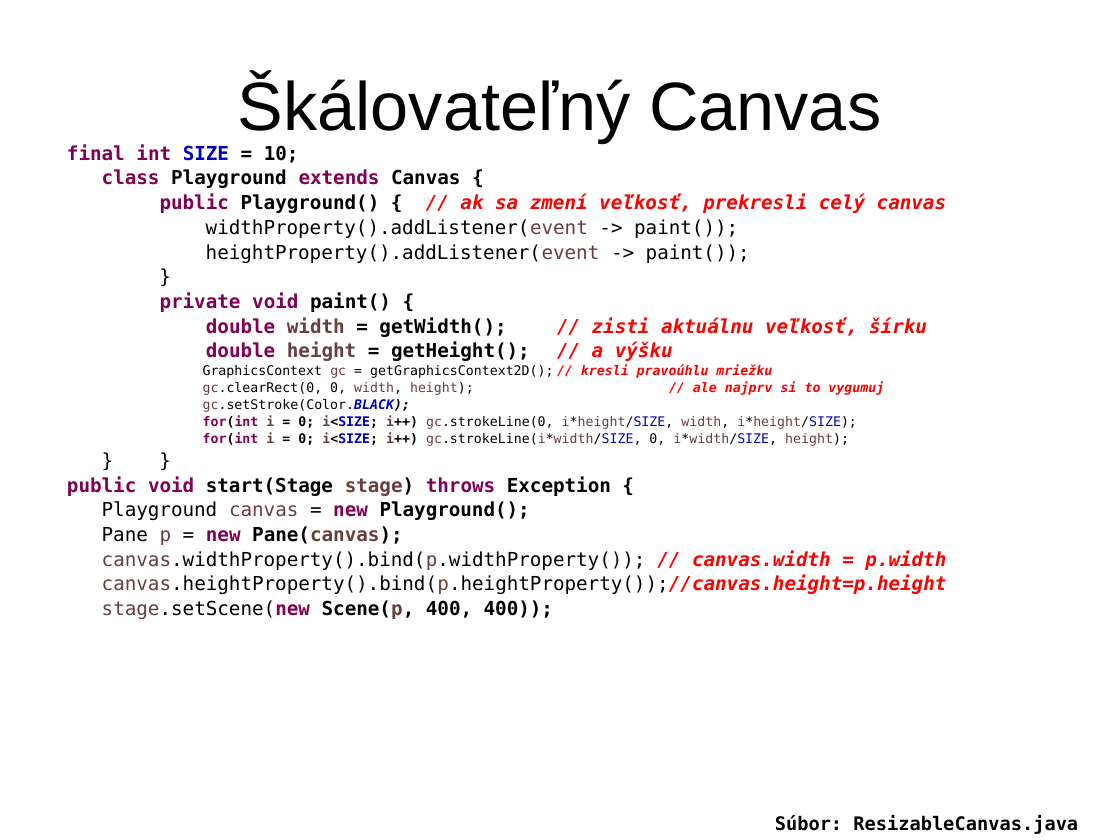
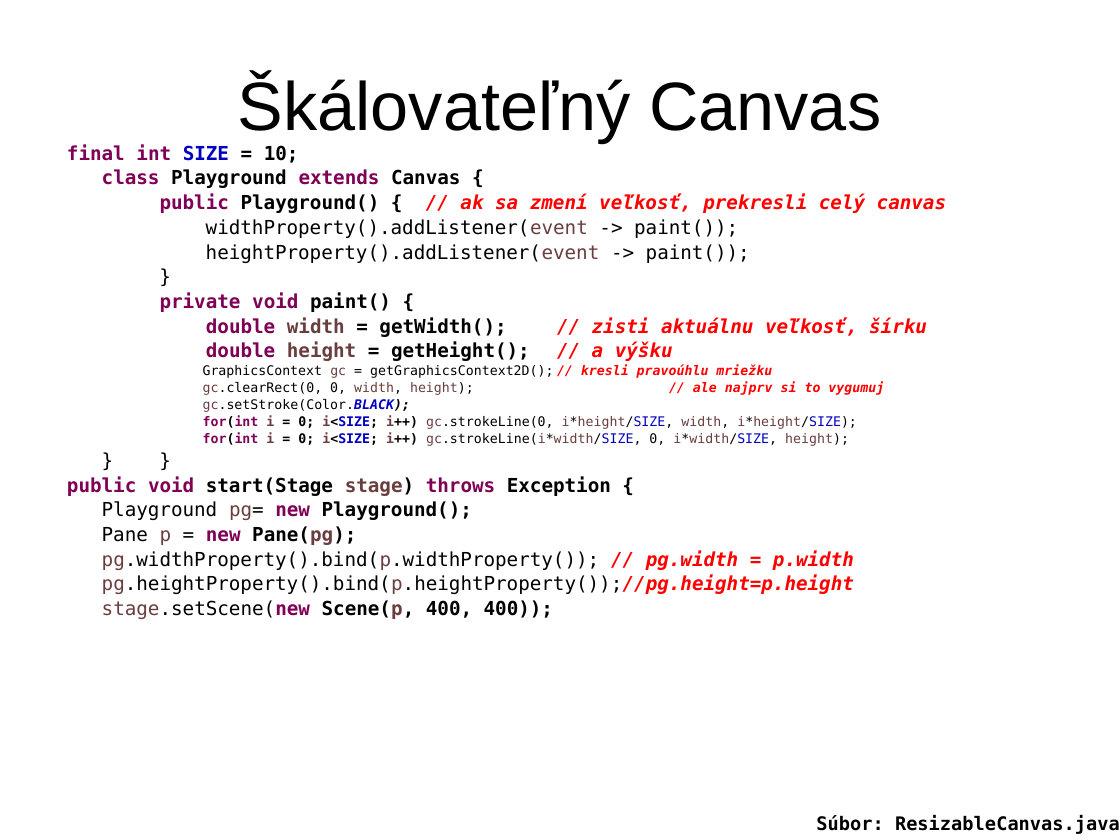
Before and after one commit to Programovanie4/Prednasky, a slide deck: slide 10 of 11/11_java.ppt. Drawn at 1120x840 pixels with LibreOffice and Linux fonts; fonts in the diff are those of the drawing. Boxes give left, top, right and bottom in pixels: in the first picture for what was removed or moved away, otherwise in the second. Text is boxed around its words. In the diff, an @@ line names an element or a change of style, - is before the commit and + after.

```diff
--- a/11/11_java.ppt
+++ b/11/11_java.ppt
@@ text at (102, 501, 854, 594): text changed @@
-Playground canvas = new Playground();
-Pane p = new Pane(canvas);
-canvas.widthProperty().bind(p.widthProperty()); // canvas.width = p.width
-canvas.heightProperty().bind(p.heightProperty());//canvas.height=p.height
+Playground pg= new Playground();
+Pane p = new Pane(pg);
+pg.widthProperty().bind(p.widthProperty()); // pg.width = p.width
+pg.heightProperty().bind(p.heightProperty());//pg.height=p.height
@@ text "Súbor: ResizableCanvas.java": place and size @@
-text "Súbor: ResizableCanvas.java" at (775, 815, 1078, 834)
+text "Súbor: ResizableCanvas.java" at (816, 815, 1120, 834)
```
Also in this commit, not shown: 7 other slides changed, 3 other files.
